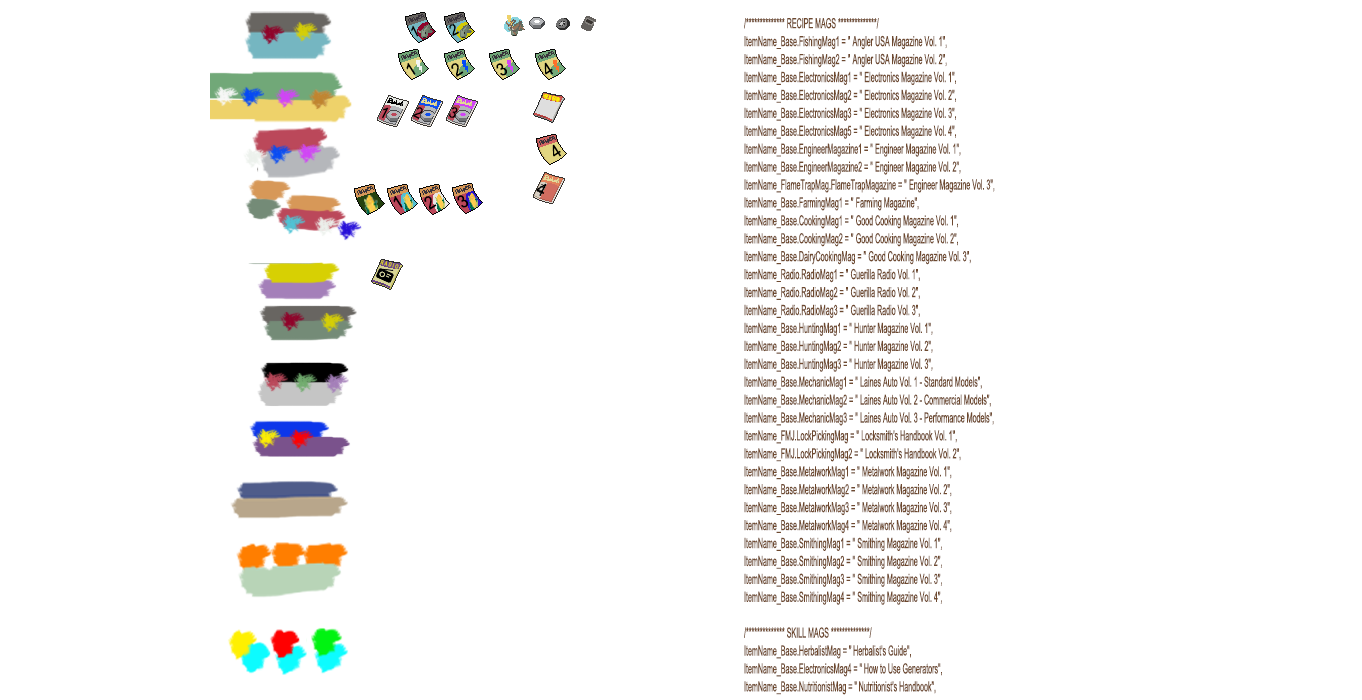
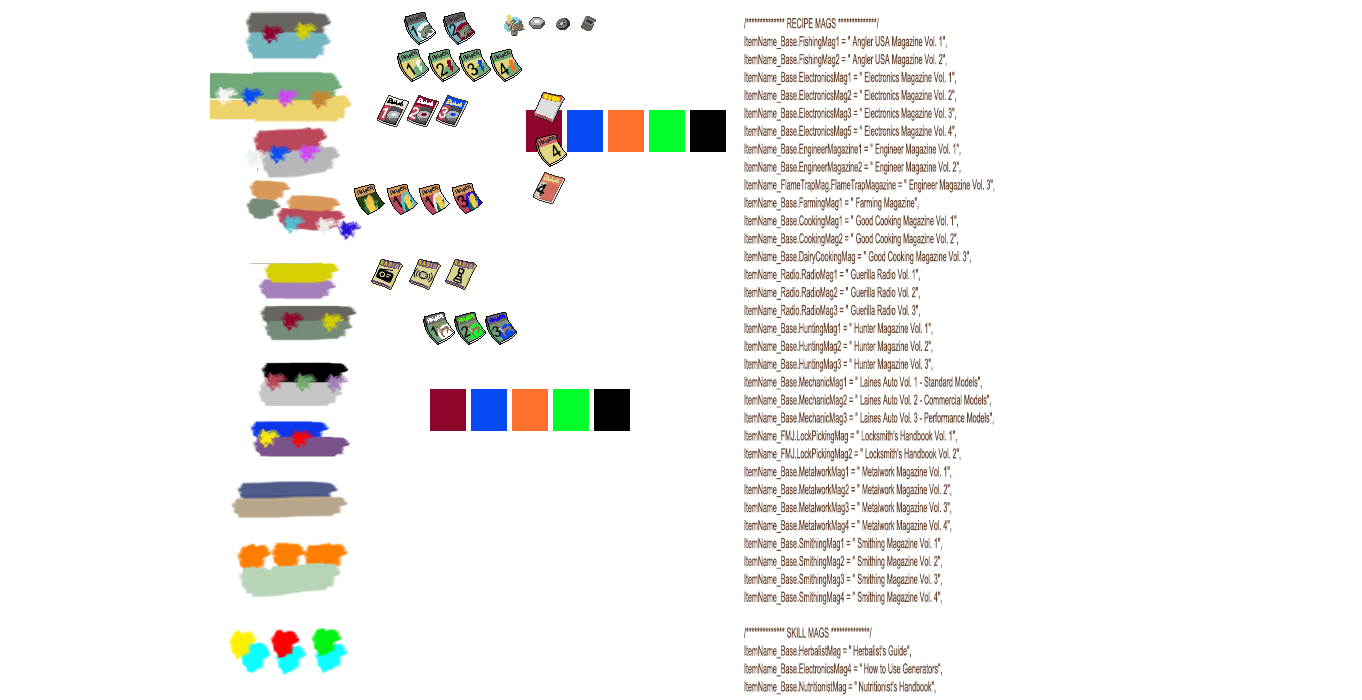
Layer changes from the first 1362 × 700 image to the second:
moved "border" (5th of 16, in "Eng 1 copy 2") into group "Eng 1 copy 2", painted on it over (x1=436, y1=95, x2=478, y2=127)
moved "border" (6th of 16, in "Eng 1 copy") into group "Eng 1 copy", painted on it over (x1=407, y1=95, x2=443, y2=127)
added group "elec 1 copy 3" with 8 layers above "elec 1 copy 2" over (x1=490, y1=49, x2=522, y2=82)
added layer "border ext" (3rd of 6, in "elec 1 copy 3") in group "elec 1 copy 3" over (x1=490, y1=49, x2=522, y2=82)
moved "sheet" (7th of 14, in "elec 1 copy 3") into group "elec 1 copy 3", painted on it over (x1=493, y1=57, x2=565, y2=81)
added group "elec 1 copy 2" with 8 layers above "elec 1 copy" over (x1=459, y1=49, x2=491, y2=82)
added layer "border ext" (4th of 6, in "elec 1 copy 2") in group "elec 1 copy 2" over (x1=459, y1=49, x2=491, y2=82)
moved "sheet" (8th of 14, in "elec 1 copy 2") into group "elec 1 copy 2", painted on it over (x1=462, y1=57, x2=519, y2=81)
added group "elec 1 copy" with 8 layers above "elec 1" over (x1=428, y1=49, x2=460, y2=82)
added layer "border ext" (5th of 6, in "elec 1 copy") in group "elec 1 copy" over (x1=428, y1=49, x2=460, y2=82)
moved "border" (8th of 16, in "radio 3") into group "radio 3", painted on it over (x1=405, y1=19, x2=477, y2=290)
moved "border" (9th of 16, in "radio 2") into group "radio 2", painted on it over (x1=409, y1=19, x2=475, y2=290)
moved "border" (11th of 16, in "hunting 1 copy 2") into group "hunting 1 copy 2", painted on it over (x1=485, y1=49, x2=566, y2=345)
moved "border" (12th of 16, in "hunting 1 copy") into group "hunting 1 copy", painted on it over (x1=454, y1=49, x2=520, y2=345)
moved "border" (13th of 16, in "hunting 1") into group "hunting 1", painted on it over (x1=423, y1=49, x2=475, y2=345)
painted on "palletes" over (x1=389, y1=110, x2=726, y2=431)
…and 99 more changes (48 added, 11 moved_by, 33 painted, 6 removed, 1 renamed, 32 stack)
